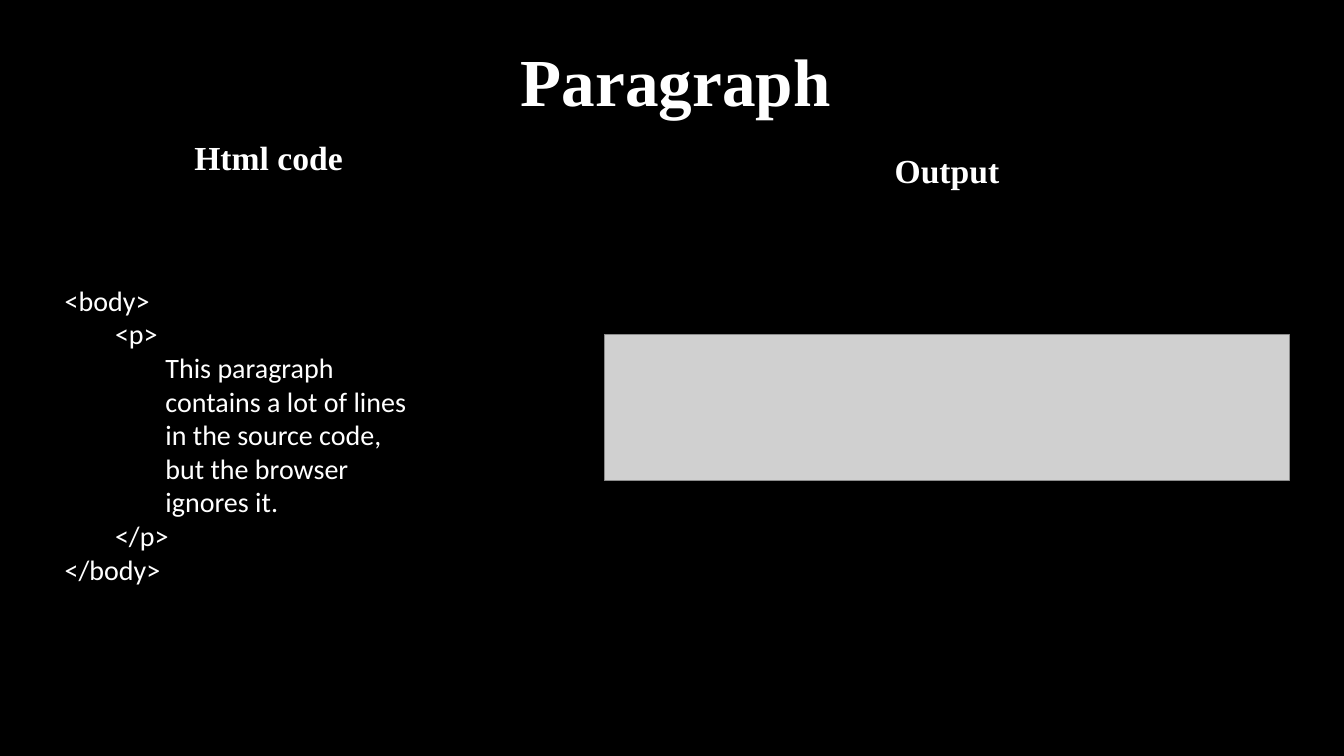
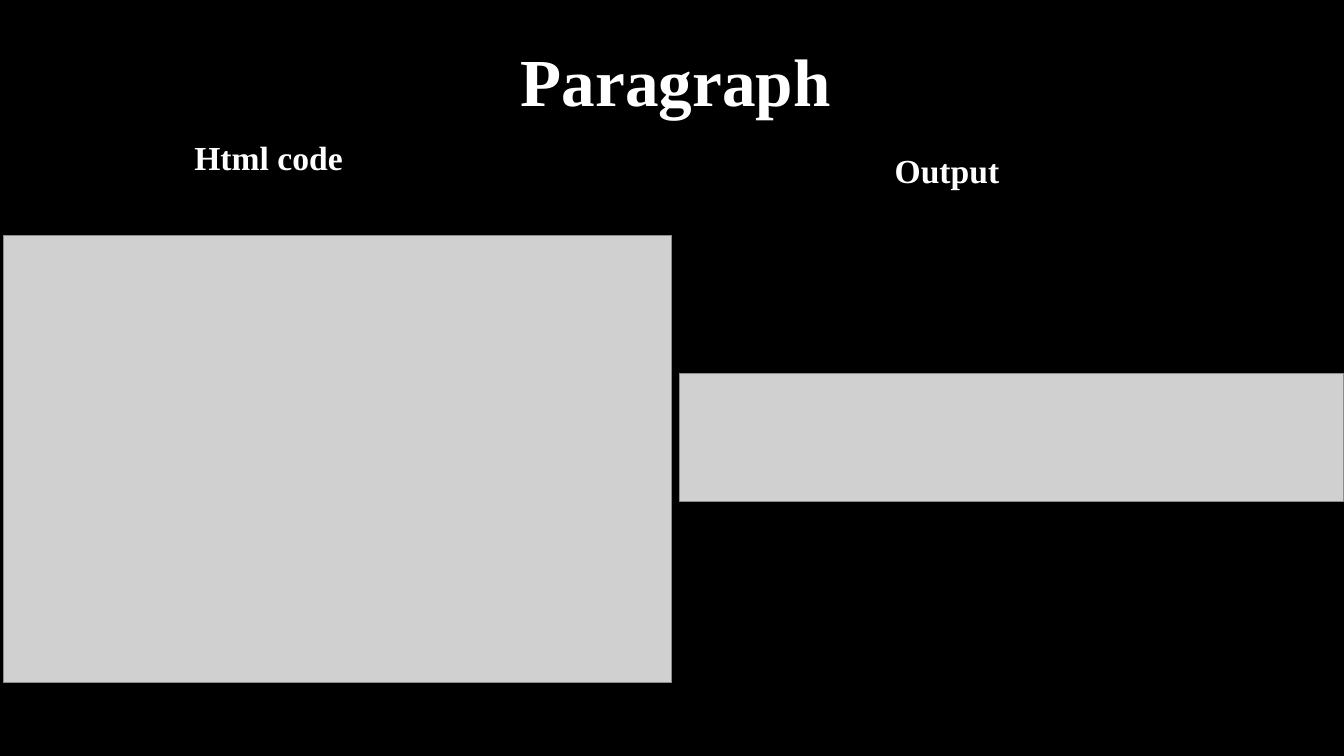
Before and after one commit to haiderIbrahem/ASPU_WEB, a slide deck: slide 20 of web.pptx. Drawn at 1344x756 pixels with LibreOffice and Linux fonts; fonts in the diff are those of the drawing; grey boxes stand for pictures. Boxes give left, top, right and bottom in pixels: in the first picture for what was removed or moved away, otherwise in the second. Text is boxed around its words. In the diff, an @@ line names an element or a change of style, - is before the commit and + after.

```diff
--- a/web.pptx
+++ b/web.pptx
@@ picture added at (3,235,673,683) @@
@@ text removed at (65,291,406,585) @@
-<body>
-  <p>
-    This paragraph
-    contains a lot of lines
-    in the source code,
-    but the browser
-    ignores it.
-  </p>
-</body>
@@ picture: place and size @@
-picture at (605,335,1290,481)
+picture at (680,373,1344,501)
```
Also in this commit, not shown: 24 other slides changed, 3 slides added, 3 slides removed.
